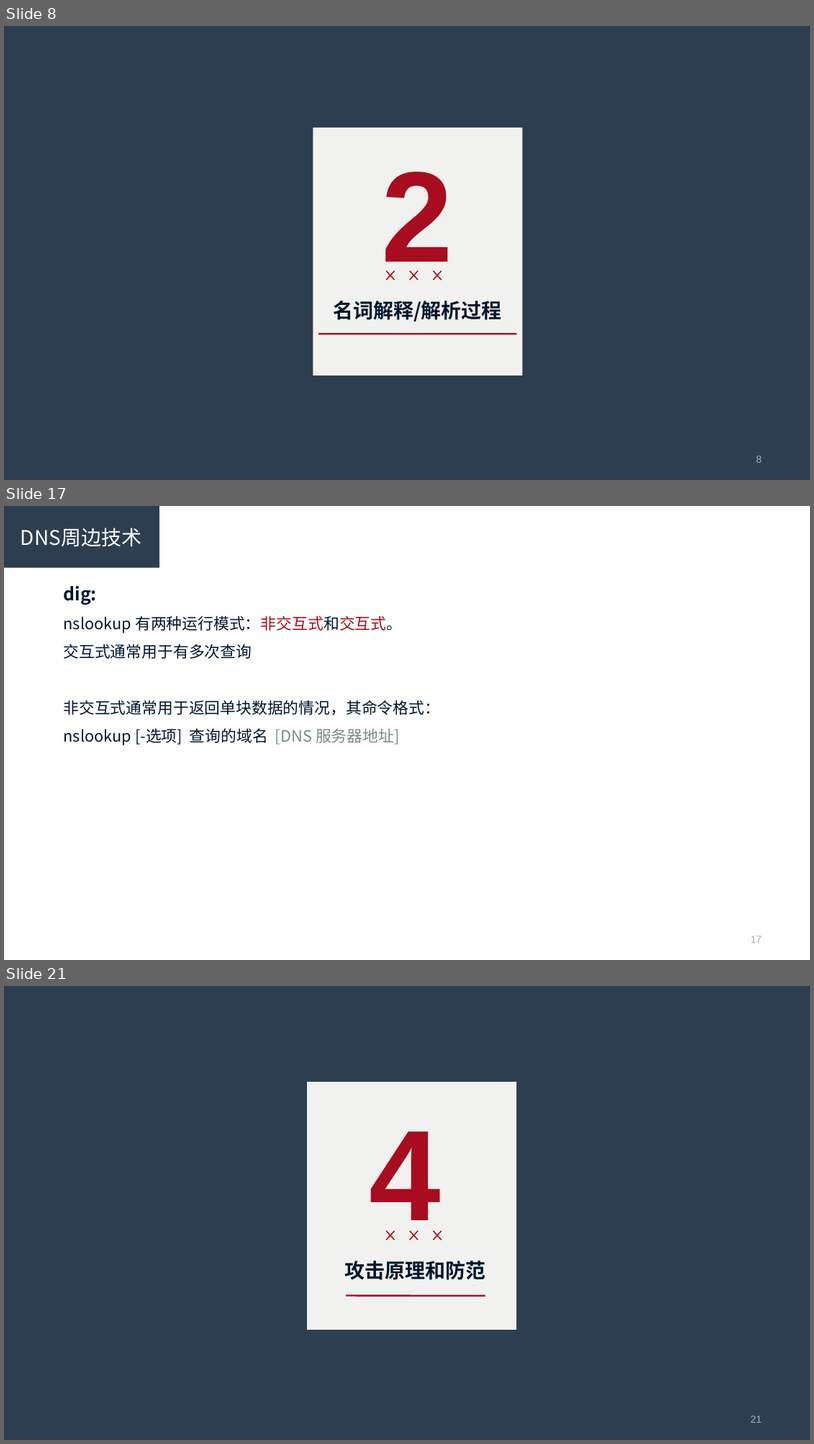
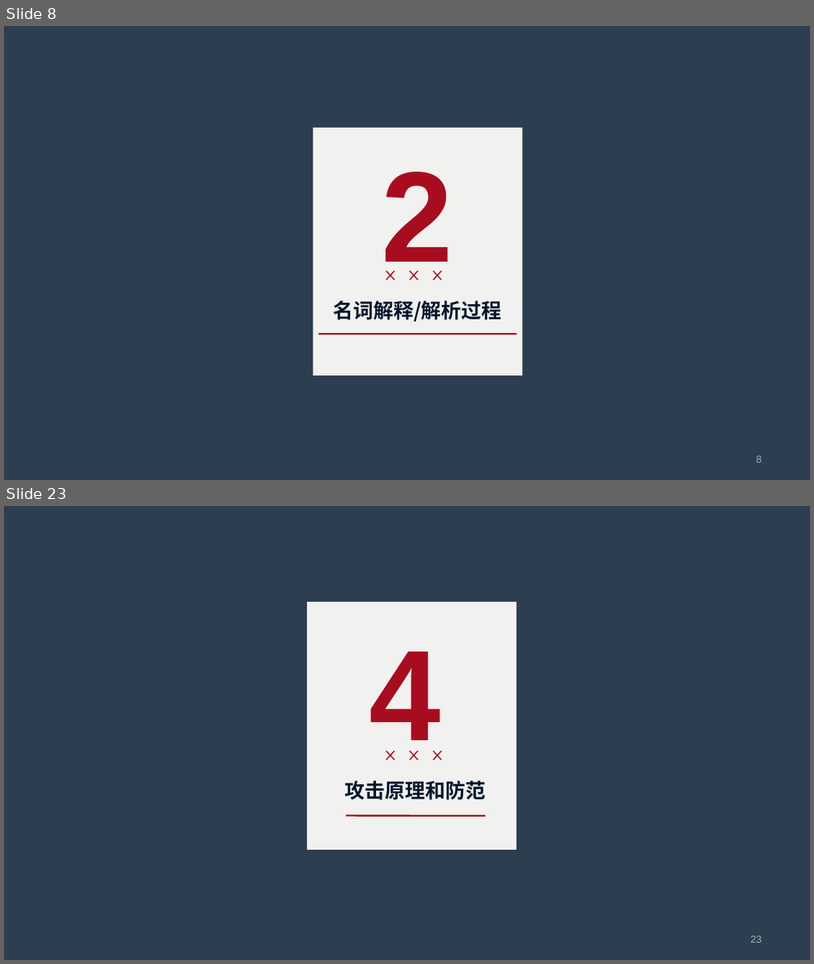
Before and after one commit to R-Lin/Simple_scripts, a slide deck: dns.ppt. Shown one above the other, each under a label of ours: slides 8, 17 and 21 before the commit, slides 8 and 23 after it; the slides between them are not shown. The pictures are 814x1444 and 814x964 pixels, drawn with LibreOffice and Linux fonts; fonts in the diff are those of the drawing. Boxes give left, top, right and bottom in pixels: in the first picture for what was removed or moved away, otherwise in the second. Text is boxed around its words. In the diff, an @@ line names an element or a change of style, - is before the commit and + after.

```diff
--- a/dns.ppt
+++ b/dns.ppt
@@ slide 17 removed at (4,506,810,960), background #FFFFFF @@
@@ rectangle removed at (4,506,160,567) @@
-DNS周边技术
@@ text removed at (64,586,441,745) @@
-dig:
-nslookup 有两种运行模式：非交互式和交互式。
-交互式通常用于有多次查询
-非交互式通常用于返回单块数据的情况，其命令格式：
-nslookup [-选项] 查询的域名 [DNS 服务器地址]
@@ page number removed at (751,935,762,942) @@
-17
@@ what was slide 21 is now slide 23 @@
@@ page number at (751,935,762,942): text changed @@
-21
+23
```
Also in this commit, not shown: 6 slides changed, 3 slides added, 1 other file.
